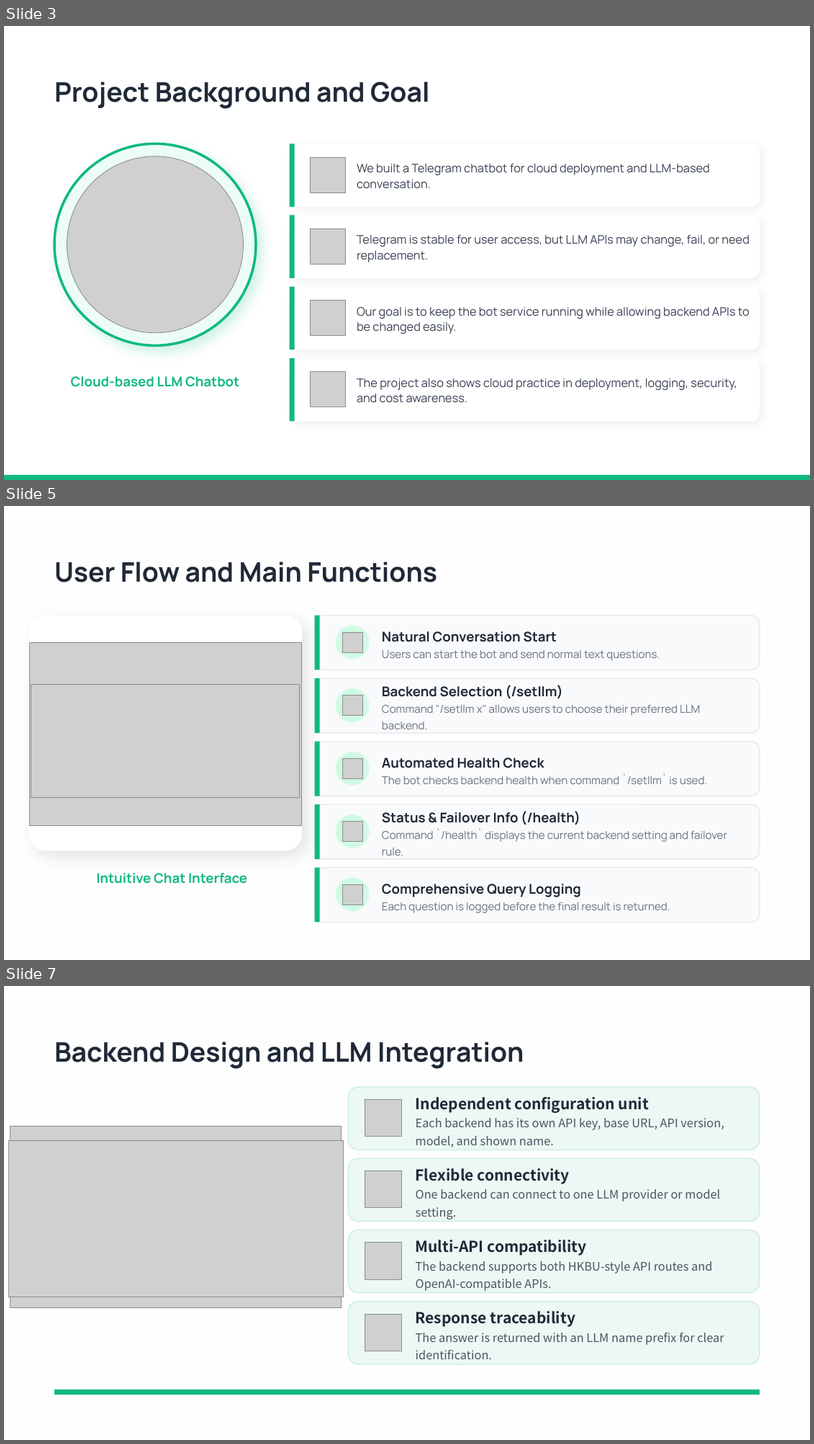
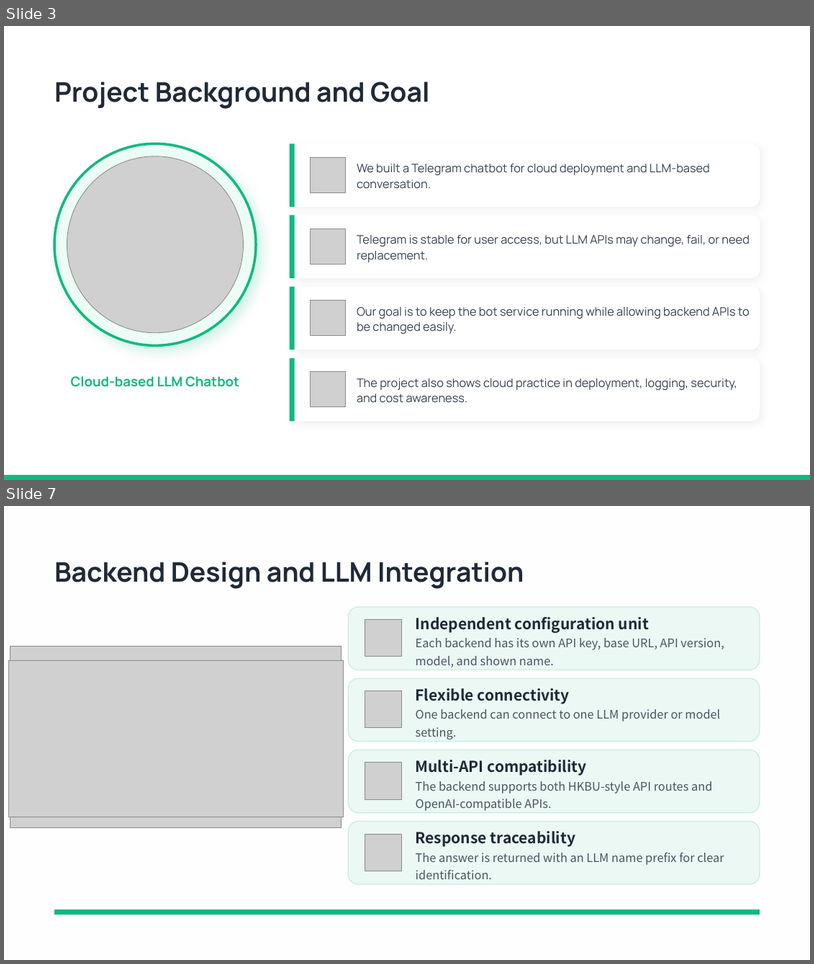
Before and after one commit to a757814283/comp_7940_gp, a slide deck: COMP 7940_GroupProject_GroupN_Slide.pptx. Shown one above the other, each under a label of ours: slides 3, 5 and 7 before the commit, slides 3 and 7 after it; the slides between them are not shown. The pictures are 814x1444 and 814x964 pixels, drawn with LibreOffice and Linux fonts; fonts in the diff are those of the drawing; grey boxes stand for pictures; background and template pictures are left out. Boxes give left, top, right and bottom in pixels: in the first picture for what was removed or moved away, otherwise in the second. Text is boxed around its words. In the diff, an @@ line names an element or a change of style, - is before the commit and + after.

```diff
--- a/COMP 7940_GroupProject_GroupN_Slide.pptx
+++ b/COMP 7940_GroupProject_GroupN_Slide.pptx
@@ slide 5 removed at [4, 506, 810, 960], background picture (left out) @@
@@ rounded rectangle removed at [4, 506, 810, 960] @@
@@ text removed at [54, 561, 437, 582] @@
-User Flow and Main Functions
@@ rounded rectangle removed at [28, 615, 302, 851] @@
@@ rounded rectangle removed at [315, 615, 760, 670] @@
@@ rounded rectangle removed at [315, 615, 320, 670] @@
@@ ellipse removed at [336, 626, 370, 659] @@
@@ picture removed at [343, 632, 363, 651] @@
@@ text removed at [382, 631, 660, 661] @@
-Natural Conversation Start
-Users can start the bot and send normal text questions.
@@ picture removed at [30, 643, 301, 826] @@
@@ picture removed at [30, 663, 301, 803] @@
@@ rounded rectangle removed at [315, 678, 760, 733] @@
@@ rounded rectangle removed at [315, 678, 320, 733] @@
@@ picture removed at [31, 685, 300, 797] @@
@@ ellipse removed at [336, 688, 370, 722] @@
@@ picture removed at [343, 695, 363, 715] @@
@@ text removed at [382, 685, 700, 729] @@
-Backend Selection (/setllm)
-Command "/setllm x" allows users to choose their preferred LLM backend.
@@ rounded rectangle removed at [315, 741, 760, 795] @@
@@ rounded rectangle removed at [315, 741, 320, 795] @@
@@ ellipse removed at [336, 752, 370, 785] @@
@@ picture removed at [343, 758, 363, 778] @@
@@ text removed at [382, 757, 708, 784] @@
-Automated Health Check
-The bot checks backend health when command `/setllm` is used.
@@ rounded rectangle removed at [315, 804, 760, 859] @@
@@ rounded rectangle removed at [315, 804, 320, 859] @@
@@ ellipse removed at [336, 815, 370, 849] @@
@@ picture removed at [343, 821, 363, 841] @@
@@ text removed at [382, 811, 728, 855] @@
-Status & Failover Info (/health)
-Command `/health` displays the current backend setting and failover rule.
@@ text removed at [96, 872, 247, 883] @@
-Intuitive Chat Interface
@@ rounded rectangle removed at [315, 867, 760, 921] @@
@@ rounded rectangle removed at [315, 867, 320, 921] @@
@@ ellipse removed at [336, 878, 370, 911] @@
@@ picture removed at [343, 884, 363, 904] @@
@@ text removed at [382, 883, 671, 913] @@
-Comprehensive Query Logging
-Each question is logged before the final result is returned.
```
Also in this commit, not shown: 2 slides changed, 1 slide added.
